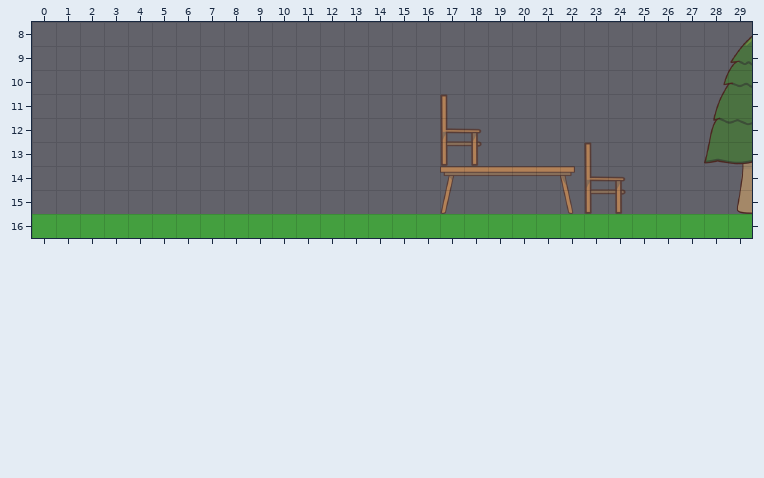
A Tiled map gets an edit: public/assets/Tiled/Nivel_1.tmx. The picture above is the old version.
Cells are 64x64 px. Shown: x 0..29, y 8..16.
After the commit:
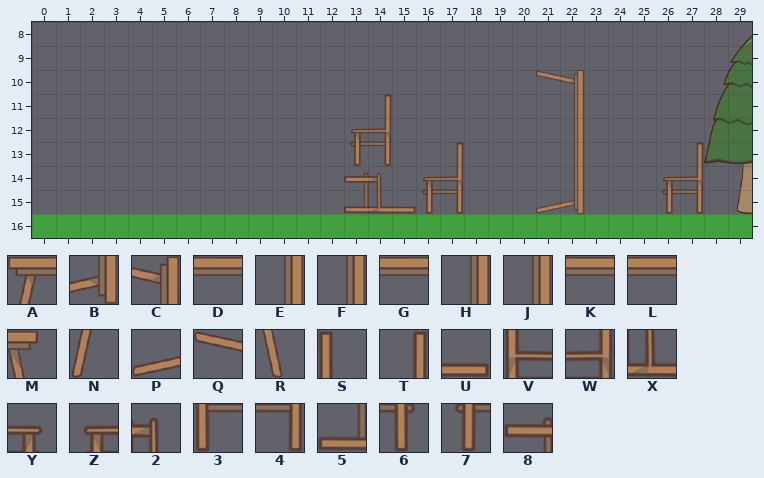
Key: from "Atlas": A 0, B 0 flipped on the other diagonal, C 0 turned 90, D 1, E 1 flipped on the other diagonal, F 1 turned 90, G 2, H 2 flipped on the other diagonal, J 2 turned 90, K 3, L 4, M 5, N 11, P 11 flipped on the other diagonal, Q 11 turned 90, R 16, S 22, T 22 flipped left-right, U 22 flipped on the other diagonal, V 33, W 33 flipped left-right, X 33 flipped on the other diagonal, Y 34, Z 34 flipped left-right, 2 34 flipped on the other diagonal, 3 44, 4 44 flipped left-right, 5 44 flipped on the other diagonal, 6 45, 7 45 flipped left-right, 8 45 flipped on the other diagonal.
_ is an empty cell, . an unchanged one.
Tiles of an added or newly shown layer are drawn over the layers below it.
The edit:
--- layer "Nivel1" (now hidden)
@@ x 17..24 @@
-11 S.......
-12 VY......
-13 36....S.
-14 ADGKLMVY
-15 N....R36
+11 _.......
+12 __......
+13 __...._.
+14 ________
+15 _....___
--- layer "Nivel2" (added)
@@ x 13..27 @@
-10 ........__.....
-11 ._......._.....
-12 __......._.....
-13 __.._...._...._
-14 __.__...._...__
-15 _____...__...__
+10 ........QC.....
+11 .T.......F.....
+12 ZW.......J.....
+13 74..T....H....T
+14 82.ZW....E...ZW
+15 5XU74...PB...74
